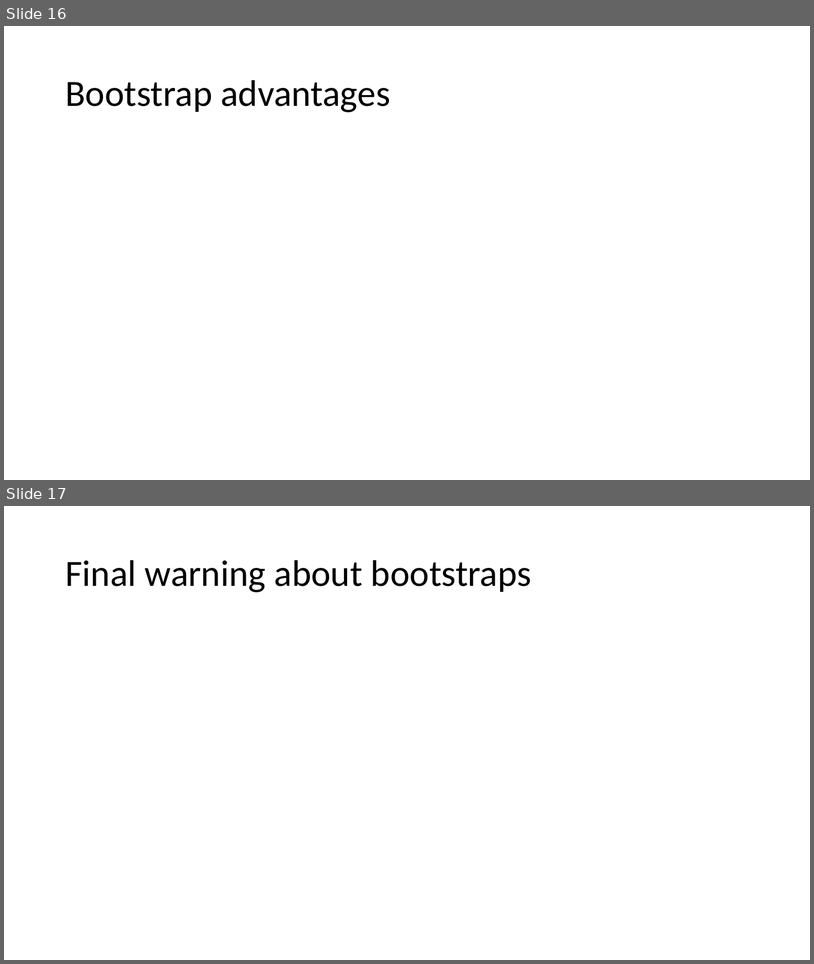
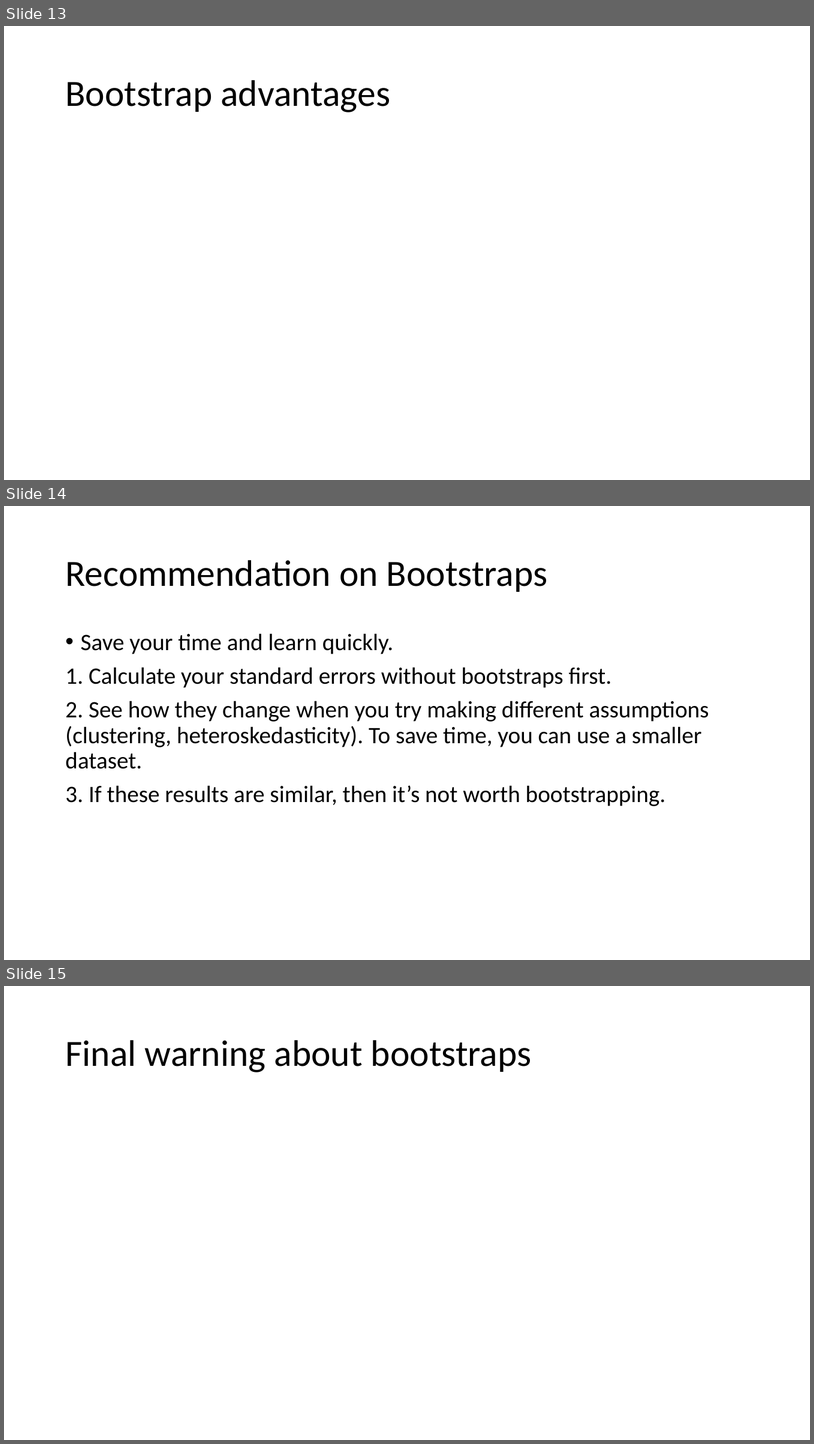
Before and after one commit to shoepaladin/causalinference_crashcourse, a slide deck: Powerpoints/3 Inference.pptx. Shown one above the other, each under a label of ours: slides 16 and 17 before the commit, slides 13, 14 and 15 after it. The pictures are 814x964 and 814x1444 pixels, drawn with LibreOffice and Linux fonts; fonts in the diff are those of the drawing; grey boxes stand for pictures. Boxes give left, top, right and bottom in pixels: in the first picture for what was removed or moved away, otherwise in the second. Text is boxed around its words. In the diff, an @@ line names an element or a change of style, - is before the commit and + after.

```diff
--- a/Powerpoints/3 Inference.pptx
+++ b/Powerpoints/3 Inference.pptx
@@ slide 14 added at bbox=[4, 506, 810, 960], background #FFFFFF @@
@@ title added at bbox=[65, 560, 548, 592], 44 pt, text #000000 @@
+Recommendation on Bootstraps
@@ text added at bbox=[65, 633, 710, 806], 28 pt, text #000000 @@
+• Save your time and learn quickly.
+1. Calculate your standard errors without bootstraps first.
+2. See how they change when you try making different assumptions (clustering, heteroskedasticity). To save time, you can use a smaller dataset.
+3. If these results are similar, then it’s not worth bootstrapping.
@@ what was slide 16 is now slide 13 @@
@@ what was slide 17 is now slide 15 @@
```
Also in this commit, not shown: 1 slide changed, 2 other slides added, 1 slide removed, 6 other files.
